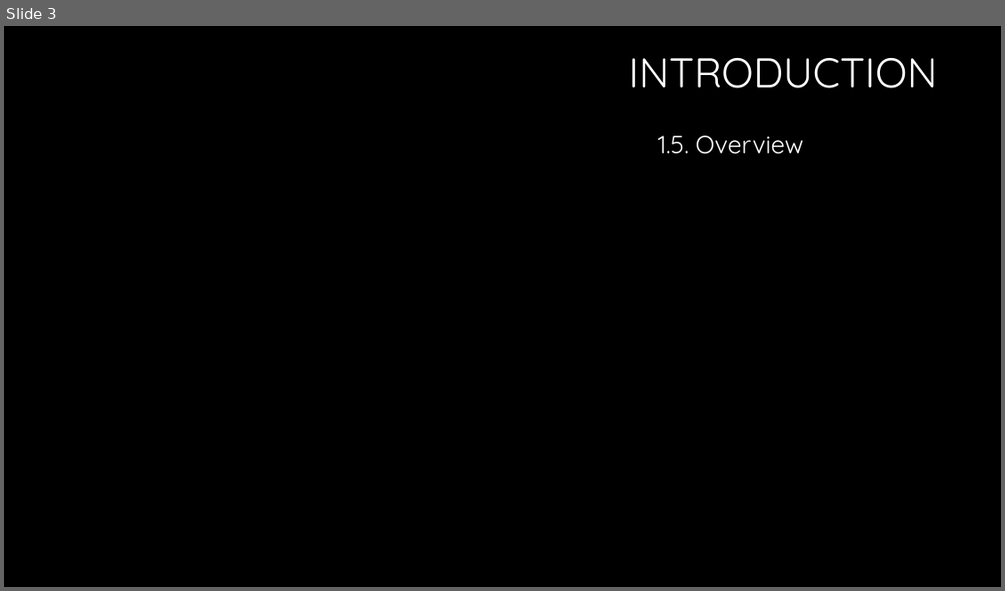
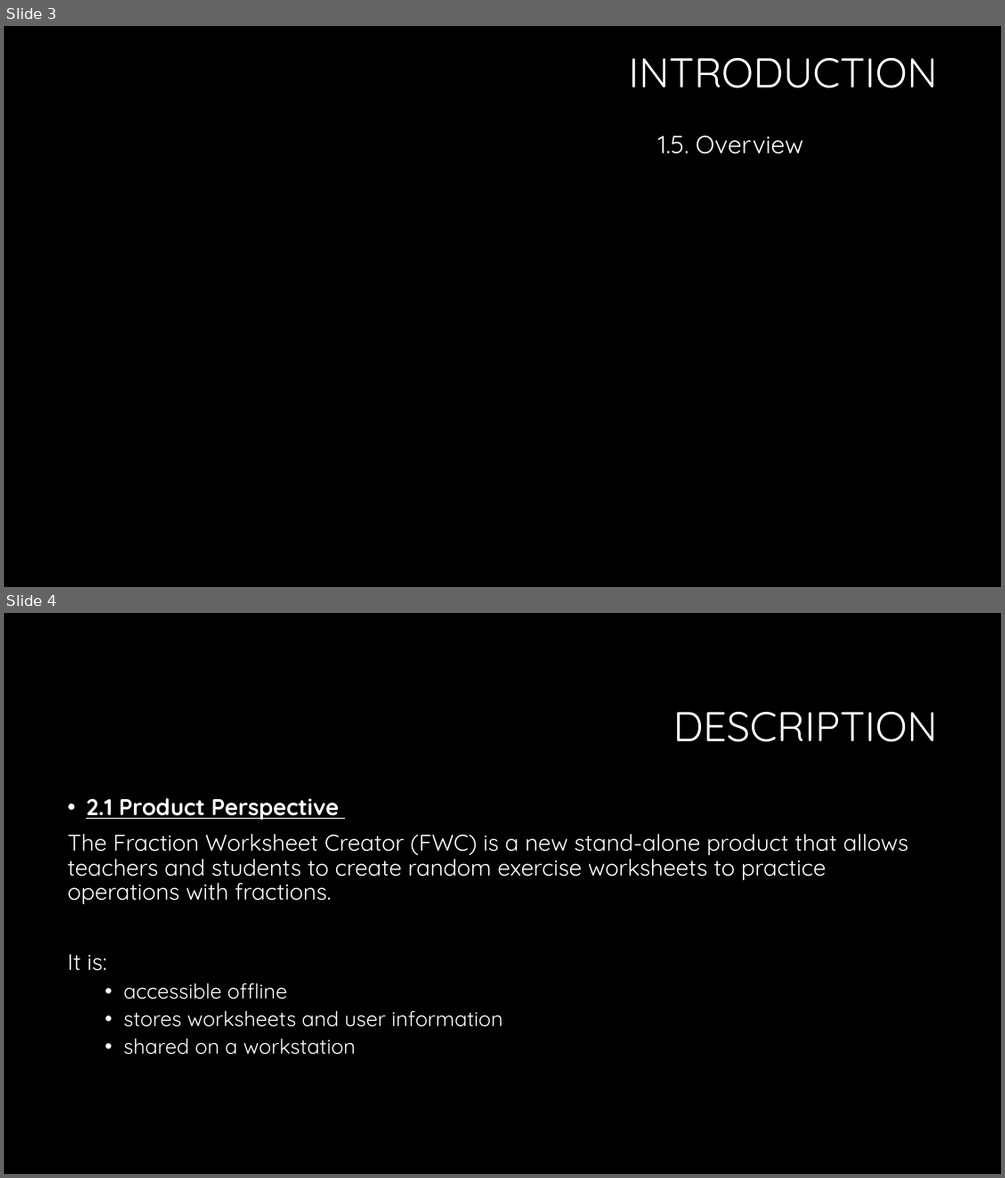
Before and after one commit to sarahakk/fraction-worksheet-creator, a slide deck: Presentation Elementary Engineers .pptx. Shown one above the other, each under a label of ours: slide 3 before the commit, slides 3 and 4 after it. The pictures are 1005x591 and 1005x1178 pixels, drawn with LibreOffice and Linux fonts; fonts in the diff are those of the drawing; background and template pictures are left out. Boxes give left, top, right and bottom in pixels: in the first picture for what was removed or moved away, otherwise in the second. Text is boxed around its words. In the diff, an @@ line names an element or a change of style, - is before the commit and + after.

```diff
--- a/Presentation Elementary Engineers .pptx
+++ b/Presentation Elementary Engineers .pptx
@@ slide 4 added at <box>4,613,1001,1174</box>, background #000000 @@
@@ title added at <box>673,712,938,742</box>, 40 pt, text #FFFFFF @@
+DESCRIPTION
@@ text added at <box>67,798,908,1054</box>, 22 pt, text #FFFFFF @@
+• 2.1 Product Perspective
+The Fraction Worksheet Creator (FWC) is a new stand-alone product that allows teachers and students to create random exercise worksheets to practice operations with fractions.
+It is:
+  • accessible offline
+  • stores worksheets and user information
+  • shared on a workstation
```
Also in this commit, not shown: 10 slides changed, 3 other slides added.
